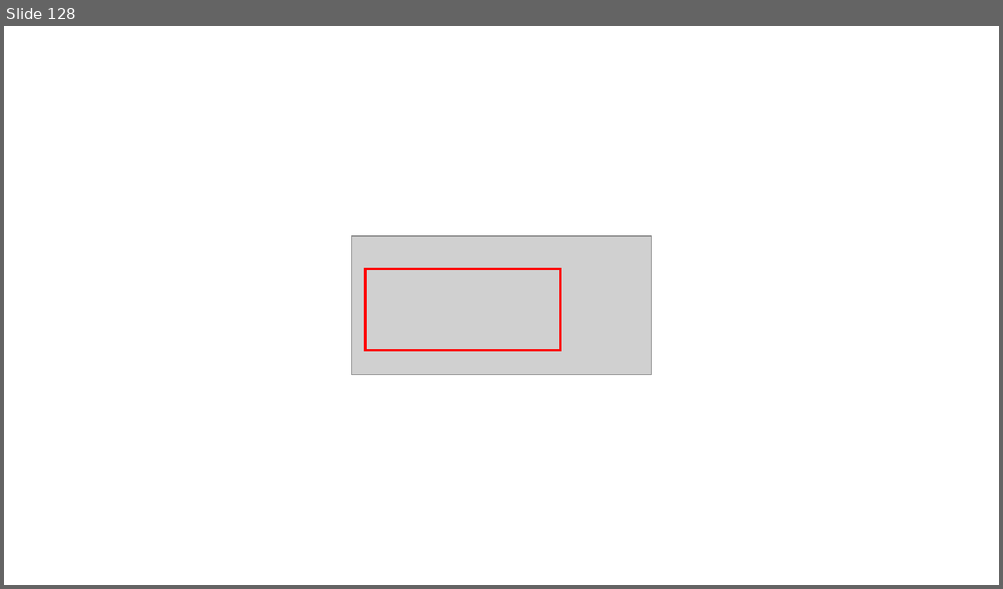
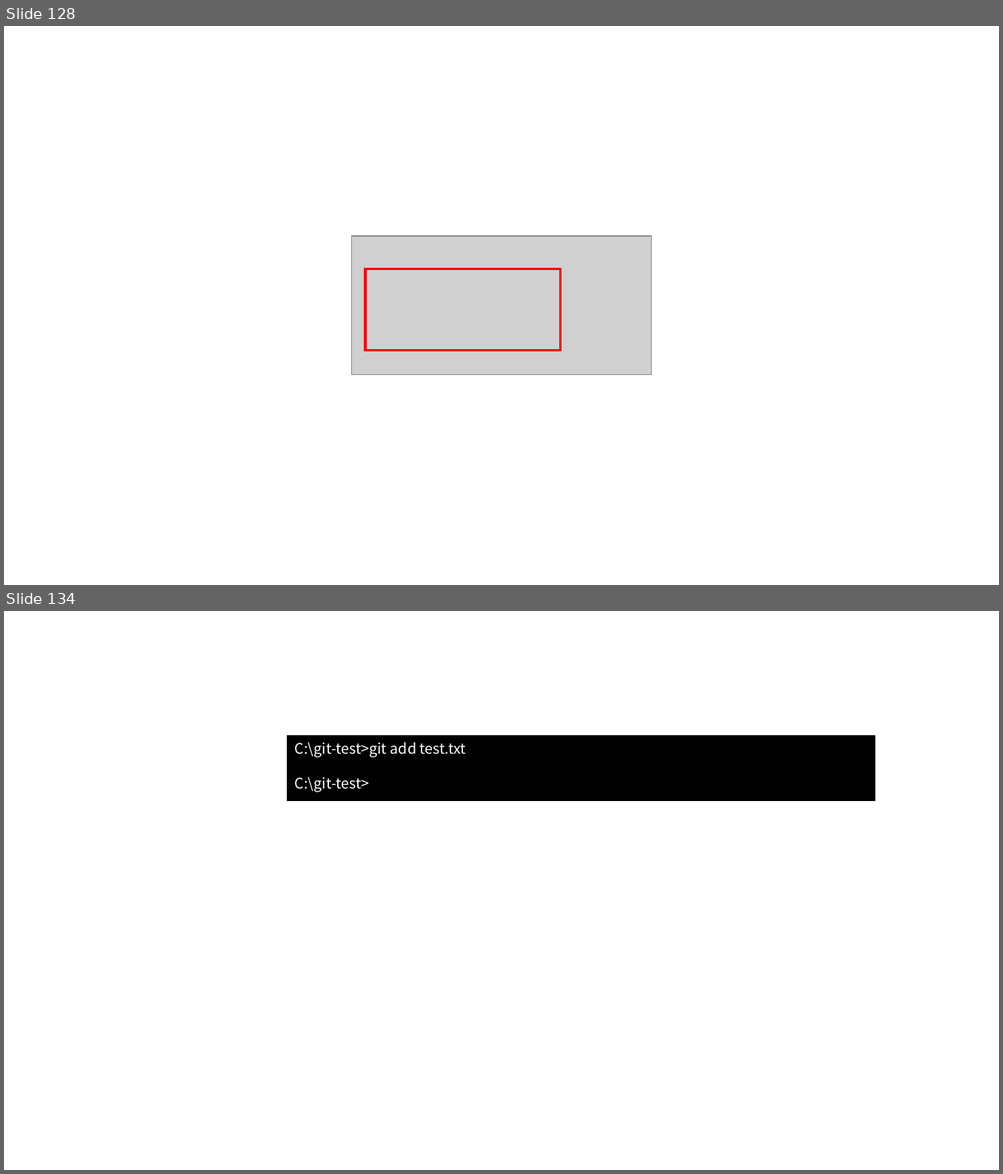
Before and after one commit to nishida2073/ai_navive, a slide deck: 01_テキスト/Git入門_図.pptx. Shown one above the other, each under a label of ours: slide 128 before the commit, slides 128 and 134 after it; the slides between them are not shown. The pictures are 1003x589 and 1003x1174 pixels, drawn with LibreOffice and Linux fonts; fonts in the diff are those of the drawing; grey boxes stand for pictures. Boxes give left, top, right and bottom in pixels: in the first picture for what was removed or moved away, otherwise in the second. Text is boxed around its words. In the diff, an @@ line names an element or a change of style, - is before the commit and + after.

```diff
--- a/01_テキスト/Git入門_図.pptx
+++ b/01_テキスト/Git入門_図.pptx
@@ slide 134 added at (x1=4, y1=611, x2=999, y2=1170), background #FFFFFF @@
@@ rectangle added at (x1=287, y1=735, x2=875, y2=800), fill #000000, outline #000000 1 pt, 14 pt, text #FFFFFF @@
+C:\git-test>git add test.txt
+C:\git-test>
```
Also in this commit, not shown: 10 slides changed, 11 other slides added, 3 slides removed, 1 other file.
